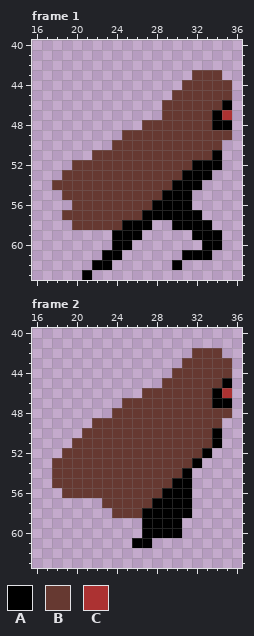
File history of a pixel-art file, ZEROSECTOR/Assets/LSW/99. Assets/vagabond/assets/aseprite-files/vagabond-run.aseprite. Above is the file before it was changed.
64x64 pixels, 8 frames. Shown: frame 1: x 16..36, y 40..63; frame 2: x 16..36, y 40..63. The commit also changed other frames, which this record leaves out.
Palette (. is transparent): A #000000  B #663931  C #ac3232
Pixels before, frame 1, first column x 18:
43 ..............BBB.
44 .............BBBBB
45 ............BBBBBB
46 ...........BBBBBBA
47 ...........BBBBBAC
48 .........BBBBBBBAA
49 .......BBBBBBBBBBB
50 ......BBBBBBBBBBB.
51 ....BBBBBBBBBBBBA.
52 ..BBBBBBBBBBBBAAA.
53 .BBBBBBBBBBBBAAA..
54 BBBBBBBBBBBBAAA...
55 .BBBBBBBBBBAAA....
56 ..BBBBBBBBAAAA....
57 .BBBBBBBBAAAAAA...
58 ..BBBBBAAA..AAAA..
59 ......AAA.....AAA.
60 ......AA.......AA.
61 .....AA......AAA..
62 ....AA......A.....
63 ...A..............
Pixels before, frame 2, first column x 18:
42 ..............BBB.
43 .............BBBBB
44 ............BBBBBB
45 ...........BBBBBBA
46 .........BBBBBBBAC
47 .......BBBBBBBBBAA
48 ......BBBBBBBBBBBB
49 ....BBBBBBBBBBBBB.
50 ...BBBBBBBBBBBBBA.
51 ..BBBBBBBBBBBBBBA.
52 .BBBBBBBBBBBBBBA..
53 BBBBBBBBBBBBBBA...
54 BBBBBBBBBBBBBA....
55 BBBBBBBBBBBBAA....
56 .BBBBBBBBBBAAA....
57 .....BBBBBAAAA....
58 ......BBBAAAAA....
59 .........AAAA.....
60 .........AAAA.....
61 ........AA........
Once edited:
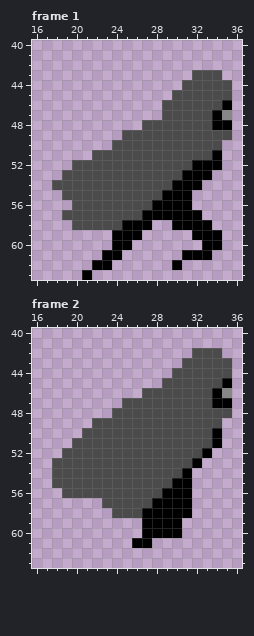
Diff:
colour B: #663931 -> #4b4b4b
colour C: #ac3232 -> #878787
Pixel boxes of the changes (left, top, right, bottom) in both pictures:
changed: (52, 70, 232, 230)
changed: (52, 348, 232, 518)
